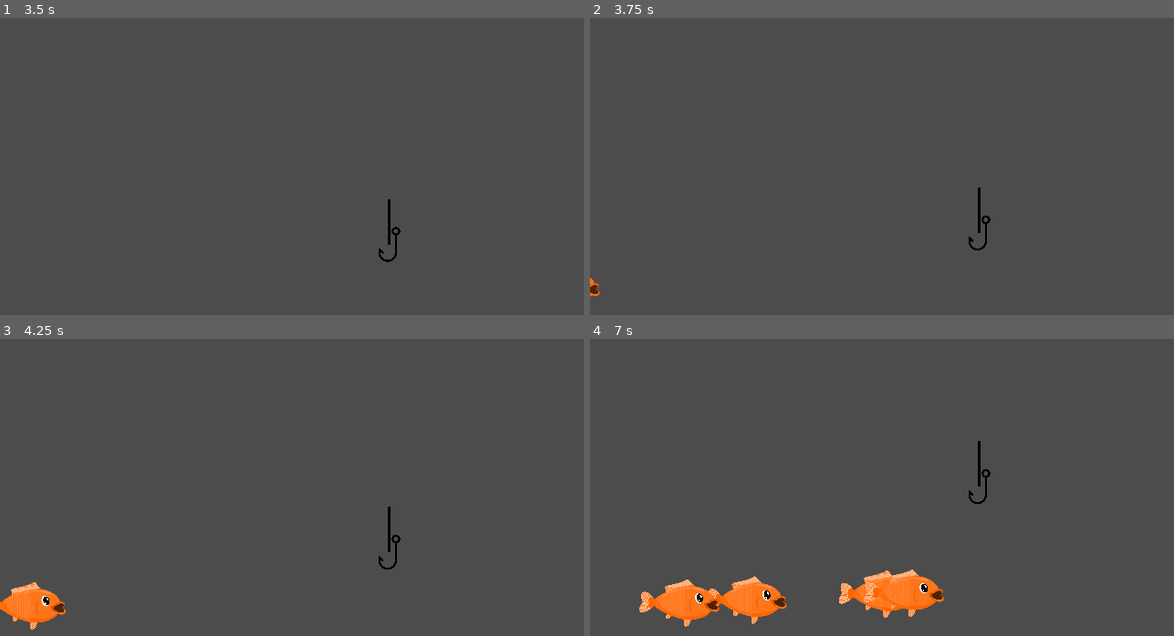
Above: before the commit, frames 1-4 (two rows, left to right).
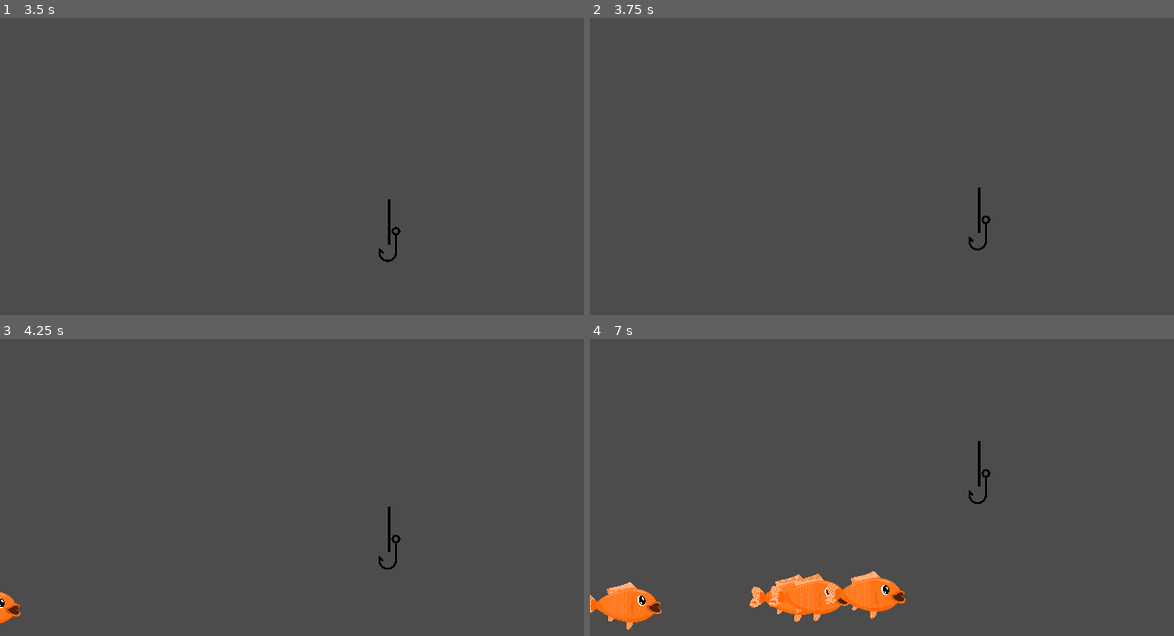
Above: after the commit, the same moments.

Repository: CSI-280-Fish-Game/Fish-Game
Game: Godot game, scene res://Main.tscn
Same seed, same stepped clock (60 frames per second), same inputs: the game is played once before the commit and once after it.
Inputs (mouse positions are in pixels of both pictures, inside the frame that each line leads up to):
- Up to frame 1 (3.5 s): move the mouse to (420, 166) at 0.52 s; tap Enter at 1.25 s; move the mouse to (175, 199) at 1.27 s; move the mouse to (350, 110) at 2.02 s; tap Space at 2.75 s; move the mouse to (262, 246) at 2.77 s
- Up to frame 2 (3.75 s): move the mouse to (1057, 231) at 3.52 s
- Up to frame 3 (4.25 s): no input
- Up to frame 4 (7 s): move the mouse to (706, 454) at 4.27 s; move the mouse to (911, 502) at 5.02 s; move the mouse to (794, 422) at 5.77 s; move the mouse to (1010, 487) at 6.52 s

Frame 1 is identical in both runs. In frame 2, less than 0.1% of the frame differs, in the area x 0-2%, y 87-94%; in frame 3, 1.1%; in frame 4, 6.0%, in the area x 0-61%, y 77-98%.

Commit message:
MobPath is a struggle...
It doesn't seem like the fish mob will go on a separate MobPath. I tried hard-coding this, but it's still not working. I think we may have to stick with one path that branches into the separate straight lines.

Diff:
--- a/Fishing Game - Godot/Main.gd
+++ b/Fishing Game - Godot/Main.gd
@@ -18,11 +18,26 @@
 	var mob = mob_scene.instance()
 
 	# Choose a random location on Path2D.
-	var mob_spawn_location = get_node("MobPath/MobSpawnLocation")
-	mob_spawn_location.offset = randf()
+	var path_node = randi()%5+1
+	var mob_spawn_location
+	if path_node == 1:
+		mob_spawn_location = get_node("MobPath/MobSpawnLocation")
+		mob_spawn_location.offset = randf()
+	elif path_node == 2:
+		mob_spawn_location = get_node("MobPath2/MobSpawnLocation")
+		mob_spawn_location.offset = randf()
+	elif path_node == 3:
+		mob_spawn_location = get_node("MobPath3/MobSpawnLocation")
+		mob_spawn_location.offset = randf()
+	elif path_node == 4:
+		mob_spawn_location = get_node("MobPath4/MobSpawnLocation")
+		mob_spawn_location.offset = randf()
+	else:
+		mob_spawn_location = get_node("MobPath5/MobSpawnLocation")
+		mob_spawn_location.offset = randf()
 
 	# Set the mob's direction perpendicular to the path direction.
-	var direction = mob_spawn_location.rotation + PI / 2
+	# var direction = mob_spawn_location.rotation + PI / 2
 
 	# Set the mob's position to a random location.
 	mob.position = mob_spawn_location.position
--- a/Fishing Game - Godot/Main.tscn
+++ b/Fishing Game - Godot/Main.tscn
@@ -32,7 +32,7 @@
 curve = SubResource( 1 )
 
 [node name="MobSpawnLocation" type="PathFollow2D" parent="MobPath2"]
-position = Vector2( -288, 306.145 )
+position = Vector2( -272, 306.145 )
 
 [node name="MobPath3" type="Path2D" parent="."]
 position = Vector2( 8, -48 )
--- a/Fishing Game - Godot/Mob.gd
+++ b/Fishing Game - Godot/Mob.gd
@@ -3,8 +3,8 @@
 # Called when mob node enters scene for first time.
 func _ready():
 	$AnimatedSprite.play()
-	var mob_types = $AnimatedSprite.get_sprite_frames().get_animation_names()
-	$AnimatedSprite.animation = mob_types[randi() % mob_types.size()]  # randomly picks animation type
+	#var mob_types = $AnimatedSprite.get_sprite_frames().get_animation_names()
+	#$AnimatedSprite.animation = mob_types[randi() % mob_types.size()]  # randomly picks animation type
 
 
 # Destroys mob instance when it leaves screen view.
